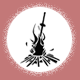
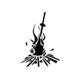
Layered file, before and after one edit (80 x 80). Changes by layer:
hid "Calque 2" over [0, 0, 80, 80]
